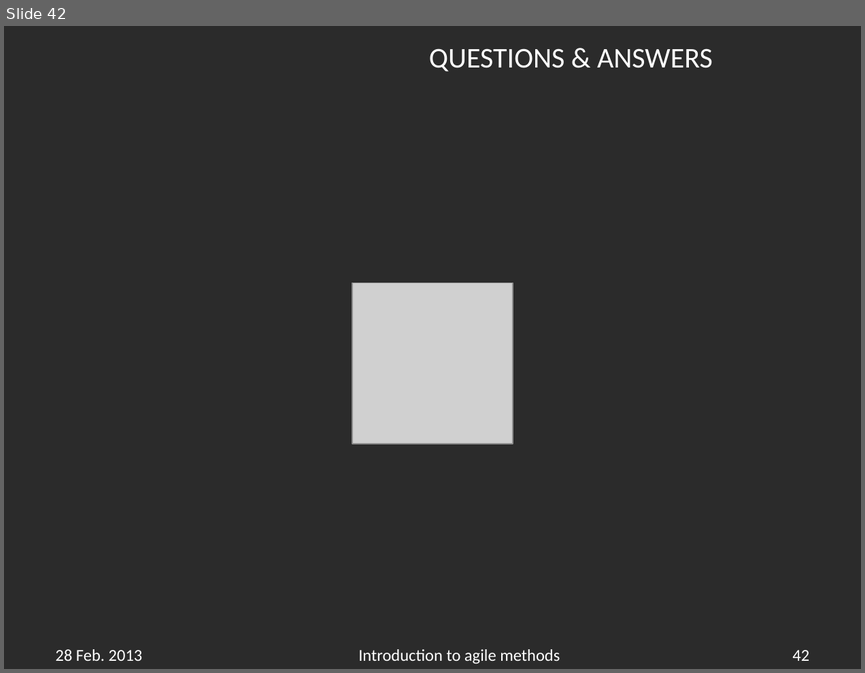
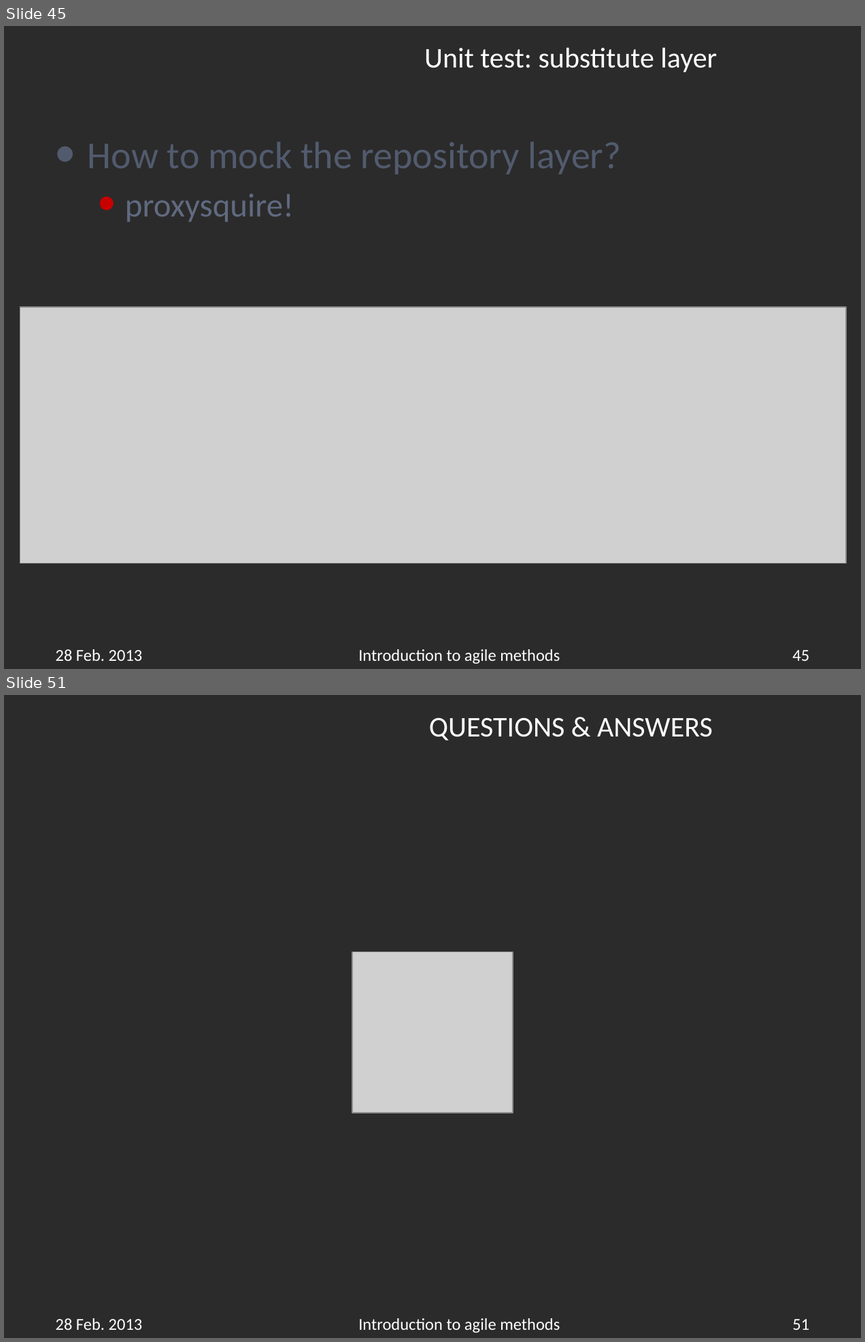
Before and after one commit to APGoblinShark/ap-bb-resources, a slide deck: AP-BrownBag(Javascript).pptx. Shown one above the other, each under a label of ours: slide 42 before the commit, slides 45 and 51 after it; the slides between them are not shown. The pictures are 865x673 and 865x1342 pixels, drawn with LibreOffice and Linux fonts; fonts in the diff are those of the drawing; grey boxes stand for pictures; background and template pictures are left out; a plain dark background stands for a picture behind light text. Boxes give left, top, right and bottom in pixels: in the first picture for what was removed or moved away, otherwise in the second. Text is boxed around its words. In the diff, an @@ line names an element or a change of style, - is before the commit and + after.

Commit message:
Sample unit test

```diff
--- a/AP-BrownBag(Javascript).pptx
+++ b/AP-BrownBag(Javascript).pptx
@@ slide 45 added at (x1=4, y1=26, x2=861, y2=669), background picture (left out) @@
@@ title added at (x1=424, y1=48, x2=717, y2=72), 24 pt, text #FFFFFF @@
+Unit test: substitute layer
@@ text added at (x1=88, y1=142, x2=621, y2=222), 32 pt, text #525B6E @@
+• How to mock the repository layer?
+  • proxysquire!
@@ picture added at (x1=20, y1=307, x2=847, y2=563) @@
@@ text added at (x1=56, y1=649, x2=143, y2=660), 14 pt, text #FFFFFF @@
+28 Feb. 2013
@@ text added at (x1=358, y1=649, x2=560, y2=663), 14 pt, text #FFFFFF @@
+Introduction to agile methods
@@ page number added at (x1=792, y1=650, x2=809, y2=660), 14 pt, text #FFFFFF @@
+45
@@ what was slide 42 is now slide 51 @@
@@ page number at (x1=792, y1=1319, x2=809, y2=1329): text changed @@
-42
+51
```
Also in this commit, not shown: 1 slide changed, 8 other slides added.
